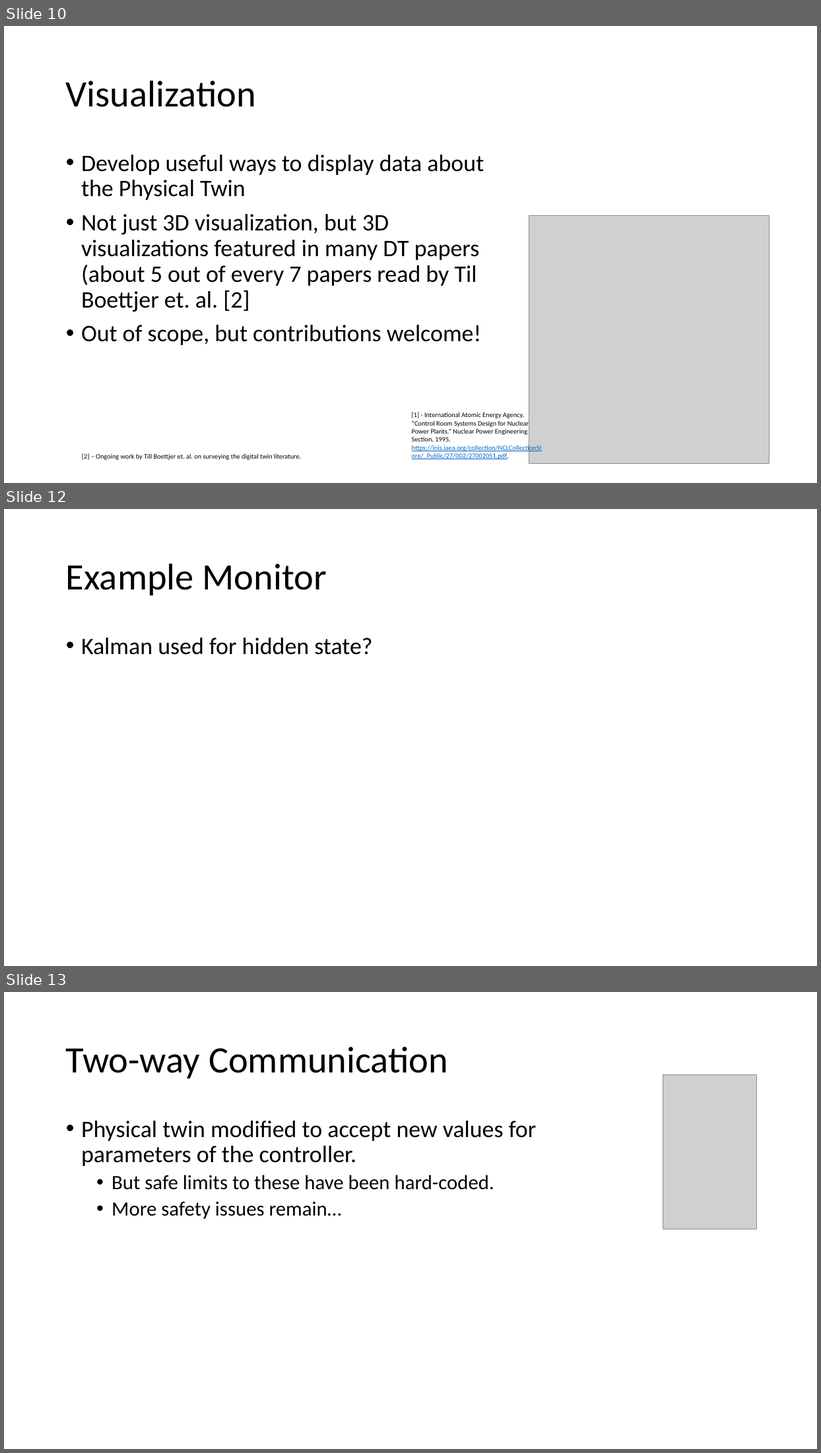
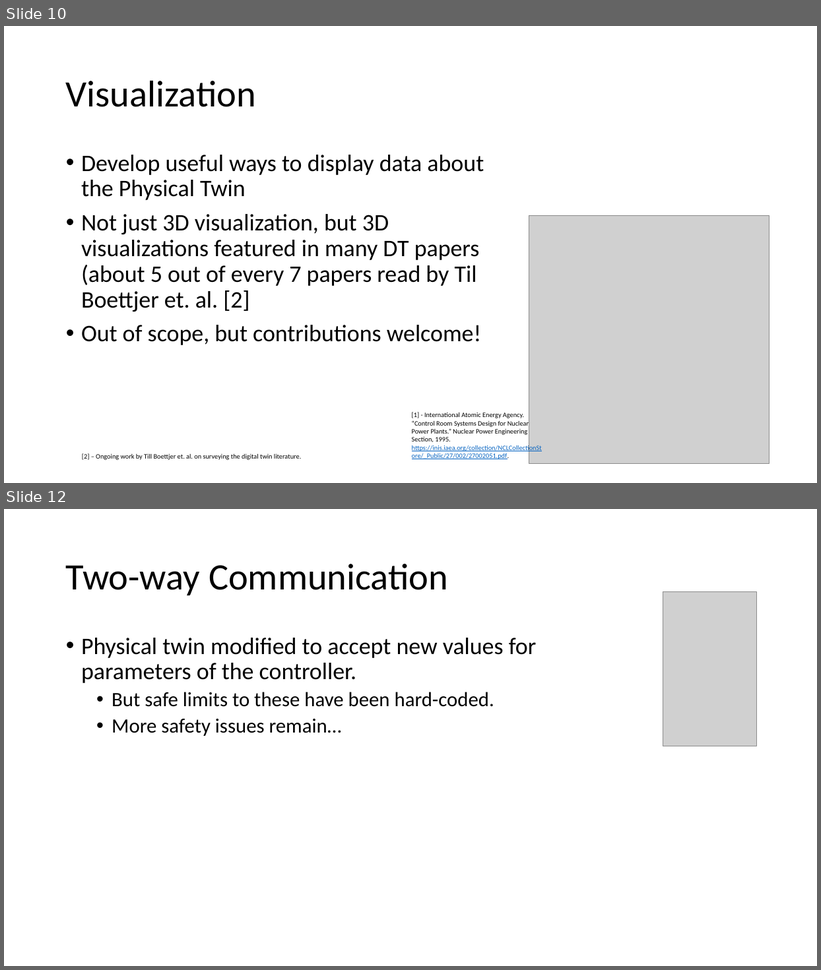
Before and after one commit to INTO-CPS-Association/example_digital-twin_incubator, a slide deck: notes/presentations/DigitLunch_17_December.pptx. Shown one above the other, each under a label of ours: slides 10, 12 and 13 before the commit, slides 10 and 12 after it; the slides between them are not shown. The pictures are 821x1453 and 821x970 pixels, drawn with LibreOffice and Linux fonts; fonts in the diff are those of the drawing; grey boxes stand for pictures. Boxes give left, top, right and bottom in pixels: in the first picture for what was removed or moved away, otherwise in the second. Text is boxed around its words. In the diff, an @@ line names an element or a change of style, - is before the commit and + after.

```diff
--- a/notes/presentations/DigitLunch_17_December.pptx
+++ b/notes/presentations/DigitLunch_17_December.pptx
@@ slide 12 removed at [4, 509, 817, 966], background #FFFFFF @@
@@ title removed at [66, 563, 326, 595] @@
-Example Monitor
@@ text removed at [81, 638, 372, 655] @@
-• Kalman used for hidden state?
@@ what was slide 13 is now slide 12 @@
```
Also in this commit, not shown: 1 slide changed, 1 other file.
